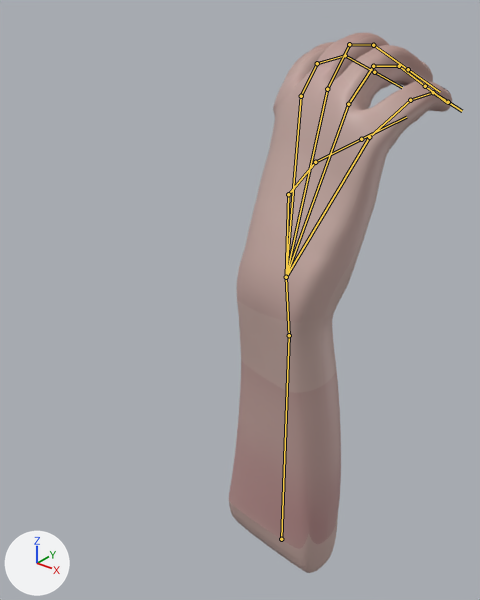
What one commit did to the FBX model 7DFPS-2022/Assets/Models/hand_wip_export.fbx.
The view is the same before and after, from a 50 mm lens placed at (4.56, -6.79, 8.31), pointed at (-0.85, -0.03, 4.12). Lighting does not change. The marker at lower left points along +X, +Y and +Z. Both versions are drawn at frame 5 of the action 'Armature|Casting'; the numbers are the values there. The bones that bend it are drawn over the model as lines.

Objects in the first picture: 'Hand'.
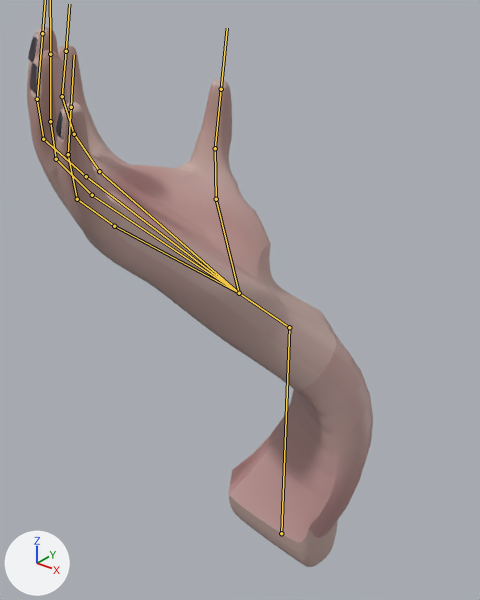
Where the change shows, as pixel boxes (x1, y1, x2, y2) in the pictures (480 x 600 px):
```json
{"object": "Hand", "change": "posed", "before": [229, 33, 452, 573], "after": [27, 27, 373, 567], "on screen": "55% wider"}
{"bone": "Bone", "before": "(281, 539) to (289, 335)", "after": "(281, 533) to (289, 327)"}
{"bone": "Bone.001", "before": "(289, 335) to (286, 277)", "after": "(289, 327) to (239, 293)"}
{"bone": "Bone.002", "before": "(286, 277) to (369, 137)", "after": "(239, 293) to (114, 226)"}
{"bone": "Bone.018", "before": "(369, 137) to (410, 100)", "after": "(114, 226) to (77, 199)"}
{"bone": "Bone.019", "before": "(410, 100) to (433, 92)", "after": "(77, 199) to (68, 154)"}
{"bone": "Bone.020", "before": "(433, 92) to (448, 102)", "after": "(68, 154) to (71, 107)"}
{"bone": "Bone.003", "before": "(286, 277) to (348, 104)", "after": "(239, 293) to (92, 195)"}
{"bone": "Bone.015", "before": "(348, 104) to (373, 66)", "after": "(92, 195) to (56, 159)"}
{"bone": "Bone.016", "before": "(373, 66) to (399, 66)", "after": "(56, 159) to (50, 121)"}
{"bone": "Bone.017", "before": "(399, 66) to (425, 86)", "after": "(50, 121) to (50, 54)"}
{"bone": "Bone.004", "before": "(286, 277) to (288, 194)", "after": "(239, 293) to (216, 199)"}
{"bone": "Bone.007", "before": "(288, 194) to (315, 162)", "after": "(216, 199) to (215, 148)"}
{"bone": "Bone.008", "before": "(315, 162) to (361, 139)", "after": "(215, 148) to (221, 89)"}
{"bone": "Bone.005", "before": "(286, 277) to (301, 96)", "after": "(239, 293) to (99, 171)"}
{"bone": "Bone.009", "before": "(301, 96) to (317, 63)", "after": "(99, 171) to (74, 134)"}
{"bone": "Bone.010", "before": "(317, 63) to (345, 55)", "after": "(74, 134) to (62, 96)"}
{"bone": "Bone.011", "before": "(345, 55) to (374, 72)", "after": "(62, 96) to (66, 51)"}
{"bone": "Bone.006", "before": "(286, 277) to (327, 89)", "after": "(239, 293) to (86, 176)"}
{"bone": "Bone.012", "before": "(327, 89) to (349, 44)", "after": "(86, 176) to (43, 139)"}
{"bone": "Bone.013", "before": "(349, 44) to (373, 45)", "after": "(43, 139) to (37, 99)"}
{"bone": "Bone.014", "before": "(373, 45) to (408, 69)", "after": "(37, 99) to (42, 33)"}
```

Scene script edits in JSON lines:
```json
{"block": "bone_bone", "where": "bone_bone = bpy.data.objects['Armature'].pose.bones['Bone']"}
{"op": "set", "path": "bone_bone.location", "old": "(0.0, 0.0, 0.0)", "new": "(0.0, 0.12, 0.0)"}
{"block": "bone_bone_001", "where": "bone_bone_001 = bpy.data.objects['Armature'].pose.bones['Bone.001']  # child of 'Bone'"}
{"op": "set", "path": "bone_bone_001.rotation_quaternion", "old": "(0.99, 0.041, -0.135, 0.015)", "new": "(0.836, 0.398, -0.344, 0.159)", "note": "degrees (5, -16, 1) -> degrees (51, -45, -1)"}
{"block": "bone_bone_002", "where": "bone_bone_002 = bpy.data.objects['Armature'].pose.bones['Bone.002']  # child of 'Bone.001'"}
{"op": "set", "path": "bone_bone_002.rotation_quaternion", "old": "(0.978, -0.211, 0.0, 0.0)", "new": "(1.0, -0.007, 0.0, 0.0)", "note": "degrees (-24, 0, 0) -> degrees (-1, 0, 0)"}
{"block": "bone_bone_018", "where": "bone_bone_018 = bpy.data.objects['Armature'].pose.bones['Bone.018']  # child of 'Bone.002'"}
{"op": "set", "path": "bone_bone_018.rotation_quaternion", "old": "(0.985, -0.173, 0.005, -0.006)", "new": "(0.997, -0.072, 0.015, -0.017)", "note": "degrees (-20, 0, -1) -> degrees (-8, 2, -2)"}
{"block": "bone_bone_019", "where": "bone_bone_019 = bpy.data.objects['Armature'].pose.bones['Bone.019']  # child of 'Bone.018'"}
{"op": "set", "path": "bone_bone_019.rotation_quaternion", "old": "(0.985, -0.173, 0.005, -0.006)", "new": "(0.997, -0.072, 0.015, -0.017)", "note": "degrees (-20, 0, -1) -> degrees (-8, 2, -2)"}
{"block": "bone_bone_020", "where": "bone_bone_020 = bpy.data.objects['Armature'].pose.bones['Bone.020']  # child of 'Bone.019'"}
{"op": "set", "path": "bone_bone_020.rotation_quaternion", "old": "(0.985, -0.173, 0.005, -0.006)", "new": "(0.997, -0.072, 0.015, -0.017)", "note": "degrees (-20, 0, -1) -> degrees (-8, 2, -2)"}
{"block": "bone_bone_003", "where": "bone_bone_003 = bpy.data.objects['Armature'].pose.bones['Bone.003']  # child of 'Bone.001'"}
{"op": "set", "path": "bone_bone_003.rotation_quaternion", "old": "(0.978, -0.211, 0.0, 0.0)", "new": "(1.0, -0.007, 0.0, 0.0)", "note": "degrees (-24, 0, 0) -> degrees (-1, 0, 0)"}
{"block": "bone_bone_015", "where": "bone_bone_015 = bpy.data.objects['Armature'].pose.bones['Bone.015']  # child of 'Bone.003'"}
{"op": "set", "path": "bone_bone_015.rotation_quaternion", "old": "(0.986, -0.165, 0.031, -0.026)", "new": "(0.992, -0.049, 0.093, -0.07)", "note": "degrees (-19, 3, -3) -> degrees (-6, 10, -9)"}
{"block": "bone_bone_016", "where": "bone_bone_016 = bpy.data.objects['Armature'].pose.bones['Bone.016']  # child of 'Bone.015'"}
{"op": "set", "path": "bone_bone_016.rotation_quaternion", "old": "(0.986, -0.165, 0.031, -0.026)", "new": "(0.992, -0.049, 0.093, -0.07)", "note": "degrees (-19, 3, -3) -> degrees (-6, 10, -9)"}
{"block": "bone_bone_017", "where": "bone_bone_017 = bpy.data.objects['Armature'].pose.bones['Bone.017']  # child of 'Bone.016'"}
{"op": "set", "path": "bone_bone_017.rotation_quaternion", "old": "(0.986, -0.165, 0.031, -0.026)", "new": "(0.992, -0.049, 0.093, -0.07)", "note": "degrees (-19, 3, -3) -> degrees (-6, 10, -9)"}
{"block": "bone_bone_004", "where": "bone_bone_004 = bpy.data.objects['Armature'].pose.bones['Bone.004']  # child of 'Bone.001'"}
{"op": "set", "path": "bone_bone_004.rotation_quaternion", "old": "(0.96, -0.281, 0.0, 0.0)", "new": "(0.977, -0.212, 0.0, 0.0)", "note": "degrees (-33, 0, 0) -> degrees (-25, 0, 0)"}
{"block": "bone_bone_007", "where": "bone_bone_007 = bpy.data.objects['Armature'].pose.bones['Bone.007']  # child of 'Bone.004'"}
{"op": "set", "path": "bone_bone_007.rotation_quaternion", "old": "(0.982, -0.167, -0.077, 0.046)", "new": "(0.965, -0.052, -0.226, 0.123)", "note": "degrees (-20, -8, 7) -> degrees (-10, -25, 17)"}
{"block": "bone_bone_008", "where": "bone_bone_008 = bpy.data.objects['Armature'].pose.bones['Bone.008']  # child of 'Bone.007'"}
{"op": "set", "path": "bone_bone_008.rotation_quaternion", "old": "(0.982, -0.167, -0.077, 0.046)", "new": "(0.965, -0.052, -0.226, 0.123)", "note": "degrees (-20, -8, 7) -> degrees (-10, -25, 17)"}
{"block": "bone_bone_005", "where": "bone_bone_005 = bpy.data.objects['Armature'].pose.bones['Bone.005']  # child of 'Bone.001'"}
{"op": "set", "path": "bone_bone_005.rotation_quaternion", "old": "(0.978, -0.211, 0.0, 0.0)", "new": "(1.0, -0.007, 0.0, 0.0)", "note": "degrees (-24, 0, 0) -> degrees (-1, 0, 0)"}
{"block": "bone_bone_009", "where": "bone_bone_009 = bpy.data.objects['Armature'].pose.bones['Bone.009']  # child of 'Bone.005'"}
{"op": "set", "path": "bone_bone_009.rotation_quaternion", "old": "(0.986, -0.163, 0.016, 0.0)", "new": "(0.998, -0.044, 0.045, 0.001)", "note": "degrees (-19, 2, 0) -> degrees (-5, 5, 0)"}
{"block": "bone_bone_010", "where": "bone_bone_010 = bpy.data.objects['Armature'].pose.bones['Bone.010']  # child of 'Bone.009'"}
{"op": "set", "path": "bone_bone_010.rotation_quaternion", "old": "(0.986, -0.163, 0.016, 0.0)", "new": "(0.998, -0.044, 0.045, 0.001)", "note": "degrees (-19, 2, 0) -> degrees (-5, 5, 0)"}
{"block": "bone_bone_011", "where": "bone_bone_011 = bpy.data.objects['Armature'].pose.bones['Bone.011']  # child of 'Bone.010'"}
{"op": "set", "path": "bone_bone_011.rotation_quaternion", "old": "(0.986, -0.163, 0.016, 0.0)", "new": "(0.998, -0.044, 0.045, 0.001)", "note": "degrees (-19, 2, 0) -> degrees (-5, 5, 0)"}
{"block": "bone_bone_006", "where": "bone_bone_006 = bpy.data.objects['Armature'].pose.bones['Bone.006']  # child of 'Bone.001'"}
{"op": "set", "path": "bone_bone_006.rotation_quaternion", "old": "(0.978, -0.211, 0.0, 0.0)", "new": "(1.0, -0.007, 0.0, 0.0)", "note": "degrees (-24, 0, 0) -> degrees (-1, 0, 0)"}
{"block": "bone_bone_012", "where": "bone_bone_012 = bpy.data.objects['Armature'].pose.bones['Bone.012']  # child of 'Bone.006'"}
{"op": "set", "path": "bone_bone_012.rotation_quaternion", "old": "(0.986, -0.163, 0.031, -0.019)", "new": "(0.994, -0.043, 0.092, -0.05)", "note": "degrees (-19, 3, -3) -> degrees (-6, 10, -6)"}
{"block": "bone_bone_013", "where": "bone_bone_013 = bpy.data.objects['Armature'].pose.bones['Bone.013']  # child of 'Bone.012'"}
{"op": "set", "path": "bone_bone_013.rotation_quaternion", "old": "(0.986, -0.163, 0.031, -0.019)", "new": "(0.994, -0.043, 0.092, -0.05)", "note": "degrees (-19, 3, -3) -> degrees (-6, 10, -6)"}
{"block": "bone_bone_014", "where": "bone_bone_014 = bpy.data.objects['Armature'].pose.bones['Bone.014']  # child of 'Bone.013'"}
{"op": "set", "path": "bone_bone_014.rotation_quaternion", "old": "(0.986, -0.163, 0.031, -0.019)", "new": "(0.994, -0.043, 0.092, -0.05)", "note": "degrees (-19, 3, -3) -> degrees (-6, 10, -6)"}
```
